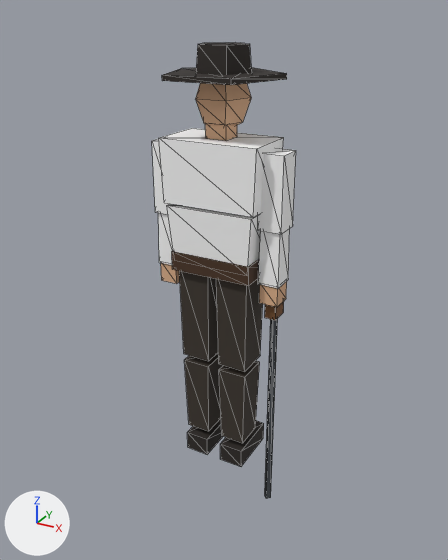
An edit to the glTF model game/assets/models/soldier_em_musket_lod1.glb, drawn before and after from the same camera.
Camera for both pictures: a camera (50 mm lens) standing at (1.18, -2.12, 1.95) and looking at (-0.03, 0.07, 0.86). The lights are fixed; the arrows at lower left show +X, +Y and +Z. The older version comes first. Mesh edges are drawn as thin lines. Vertices at exactly the same position are counted once.

In view in the first picture: 'em_musket_lod1_static'.
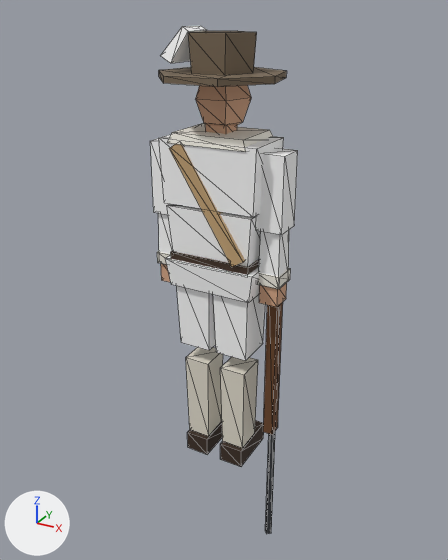
The change, as a diff of the scene's bpy script:
```diff
--- a/game/assets/models/soldier_em_musket_lod1.glb.py
+++ b/game/assets/models/soldier_em_musket_lod1.glb.py
@@ me_em_musket_lod1_001 @@
-me_em_musket_lod1_001.from_pydata(...)  # 181 vertices, 278 faces; spans x -0.29..0.29, y -0.18..0.25, z -0.21..1.83
+me_em_musket_lod1_001.from_pydata(...)  # 281 vertices, 434 faces; spans x -0.29..0.29, y -0.23..0.25, z -0.46..1.89
+# me_em_musket_lod1_001 part 1: the loose piece of 8 vertices spanning x 0.02..0.16, y -0.08..0.08, z 0.52..0.96 is scaled about its middle by (1.14, 1.13, 0.864), then moved by (0.0, 0.0, 0.03)
+# me_em_musket_lod1_001 part 2: the loose piece of 8 vertices spanning x 0.03..0.15, y -0.07..0.07, z 0.13..0.49 is scaled about its middle by (0.94, 0.947, 1.11), then moved by (0.0, 0.0, -0.01)
+# me_em_musket_lod1_001 part 3: the loose piece of 8 vertices spanning x -0.16..-0.02, y -0.08..0.08, z 0.52..0.96 is scaled about its middle by (1.14, 1.13, 0.864), then moved by (0.0, 0.0, 0.03)
+# me_em_musket_lod1_001 part 4: the loose piece of 8 vertices spanning x -0.15..-0.03, y -0.07..0.07, z 0.13..0.49 is scaled about its middle by (0.94, 0.947, 1.11), then moved by (0.0, 0.0, -0.01)
+# me_em_musket_lod1_001 part 5: the loose piece of 8 vertices spanning x -0.18..0.18, y -0.1..0.1, z 0.94..1.02 is scaled about its middle by (1.08, 1.1, 1.5), then moved by (0.0, 0.0, -0.05)
+# me_em_musket_lod1_001 part 6: the loose piece of 8 vertices spanning x 0.19..0.29, y -0.05..0.05, z 1.16..1.46 is scaled about its middle by (3.23, 2.16, 0.133), then moved by (-0.24, 0.0, 0.19)
+# me_em_musket_lod1_001 part 7: a new loose piece, a box spanning x -0.18..0.18, y -0.112..0.112, z 0.98..1.02, in mat_vertexcolour
+# me_em_musket_lod1_001 part 8: the loose piece of 8 vertices spanning x -0.29..-0.19, y -0.05..0.05, z 1.16..1.46 is moved by (0.48, 0.0, 0.0)
+# me_em_musket_lod1_001 part 9: a new loose piece, a box spanning x 0.19..0.29, y -0.055..0.055, z 0.93..0.98, in mat_vertexcolour
+# me_em_musket_lod1_001 part 10: a new loose piece, a box spanning x -0.29..-0.19, y -0.06..0.06, z 1.16..1.46, in mat_vertexcolour
+# me_em_musket_lod1_001 part 11: a new loose piece, a box spanning x -0.29..-0.19, y -0.055..0.055, z 0.93..0.98, in mat_vertexcolour
+# me_em_musket_lod1_001 part 12: a new loose piece, a 5-sided cylinder along z spanning x -0.12..0.12, y -0.11..0.13, z 1.73..1.87, in mat_vertexcolour
+# me_em_musket_lod1_001 part 13: a new loose piece, a box spanning x 0.218..0.262, y -0.005..0.055, z 0.18..1.0, in mat_vertexcolour
+# me_em_musket_lod1_001 part 14: the loose piece of 8 vertices spanning x 0.22..0.26, y 0.0..0.04, z -0.21..0.94 is scaled about its middle by (1, 1, 1.13), then moved by (0.0, 0.03, -0.18)
+# me_em_musket_lod1_001 part 15: the loose piece of 10 vertices spanning x -0.1..0.1, y -0.08..0.12, z 1.71..1.83 is deleted
+# me_em_musket_lod1_001 part 16: the loose piece of 8 vertices spanning x 0.21..0.26, y -0.02..0.06, z 0.77..1.17 is deleted
+# me_em_musket_lod1_001 part 17: 4 vertices moved from x -0.23..0.23, y -0.18..0.08, z 1.71..1.73 to x -0.2..0.24, y -0.06..0.16, z 1.71..1.73; 4 vertices removed from x -0.14..0.23, y -0.18..0.08, z 1.71..1.73; 16 vertices added at x -0.24..0.2, y -0.23..0.16, z 1.71..1.89
+# me_em_musket_lod1_001 part 18: 8 vertices added at x -0.16..0.16, y -0.12..0.12, z 1.01..1.49
+# me_em_musket_lod1_001 part 19: 92 kept faces spanning x -0.28..0.28, y -0.08..0.25, z 0.0..1.77 get new vertex colours; the middle colour goes from beige #e2b48e to beige #d9a988
+# other edits to the shape of me_em_musket_lod1_001 do not show in these pictures
 me_em_musket_lod1_001.materials.append(mat_vertexcolour)
```

What differs and where, as boxes [x1, y1, x2, y2] in the pictures (448 x 560 px; the box of a moved part takes in the faces that stretch with it):
'em_musket_lod1_static', reshaped (11% taller)
    before: [152, 42, 296, 499]
    after: [150, 26, 298, 534]
part 1 of me_em_musket_lod1_001, moved or reshaped
    before: [216, 279, 263, 371]
    after: [213, 294, 266, 361]
part 2 of me_em_musket_lod1_001, moved or reshaped
    before: [219, 361, 260, 443]
    after: [220, 357, 258, 448]
part 3 of me_em_musket_lod1_001, moved or reshaped
    before: [179, 271, 218, 361]
    after: [177, 286, 216, 350]
part 4 of me_em_musket_lod1_001, moved or reshaped
    before: [184, 353, 223, 431]
    after: [186, 347, 223, 436]
part 5 of me_em_musket_lod1_001, moved or reshaped
    before: [172, 251, 259, 286]
    after: [165, 255, 260, 303]
part 6 of me_em_musket_lod1_001, moved or reshaped
    before: [258, 148, 296, 234]
    after: [167, 123, 273, 152]
part 7 of me_em_musket_lod1_001, added
    after: [171, 251, 259, 275]
part 8 of me_em_musket_lod1_001, moved or reshaped
    before: [152, 139, 169, 214]
    after: [256, 148, 298, 235]
part 9 of me_em_musket_lod1_001, added
    after: [257, 268, 291, 289]
part 10 of me_em_musket_lod1_001, added
    after: [150, 138, 169, 215]
part 11 of me_em_musket_lod1_001, added
    after: [157, 251, 171, 265]
part 12 of me_em_musket_lod1_001, added
    after: [188, 31, 257, 75]
part 13 of me_em_musket_lod1_001, added
    after: [263, 302, 283, 435]
part 14 of me_em_musket_lod1_001, moved or reshaped
    before: [265, 318, 278, 499]
    after: [265, 432, 275, 534]
part 15 of me_em_musket_lod1_001, deleted
    before: [196, 42, 251, 75]
part 16 of me_em_musket_lod1_001, deleted
    before: [265, 301, 284, 320]
part 17 of me_em_musket_lod1_001, built on
    before: [162, 67, 287, 85]
    after: [159, 26, 287, 87]
part 18 of me_em_musket_lod1_001, added
    after: [169, 144, 245, 267]
part 19 of me_em_musket_lod1_001, recoloured
    both: [161, 85, 287, 453]
